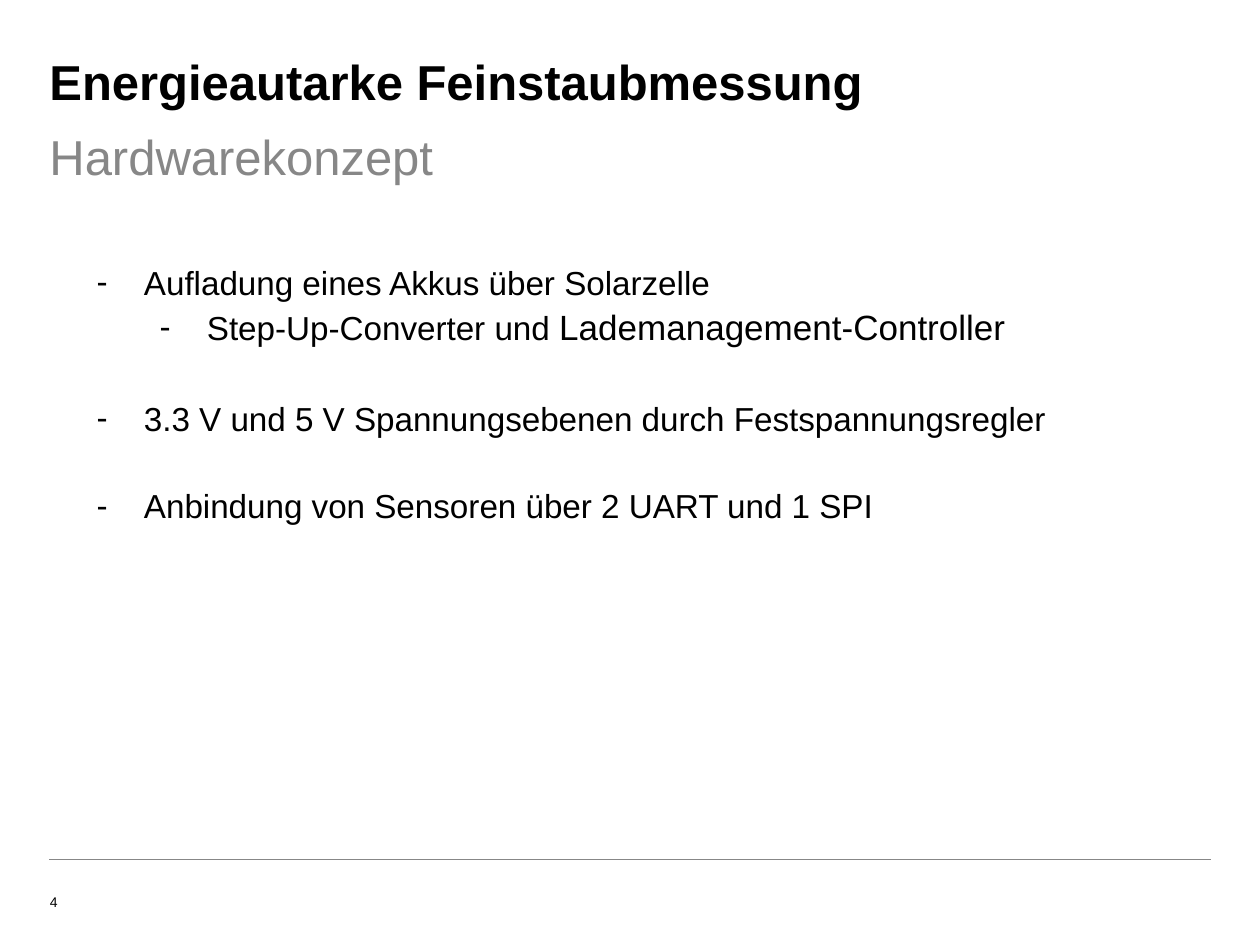
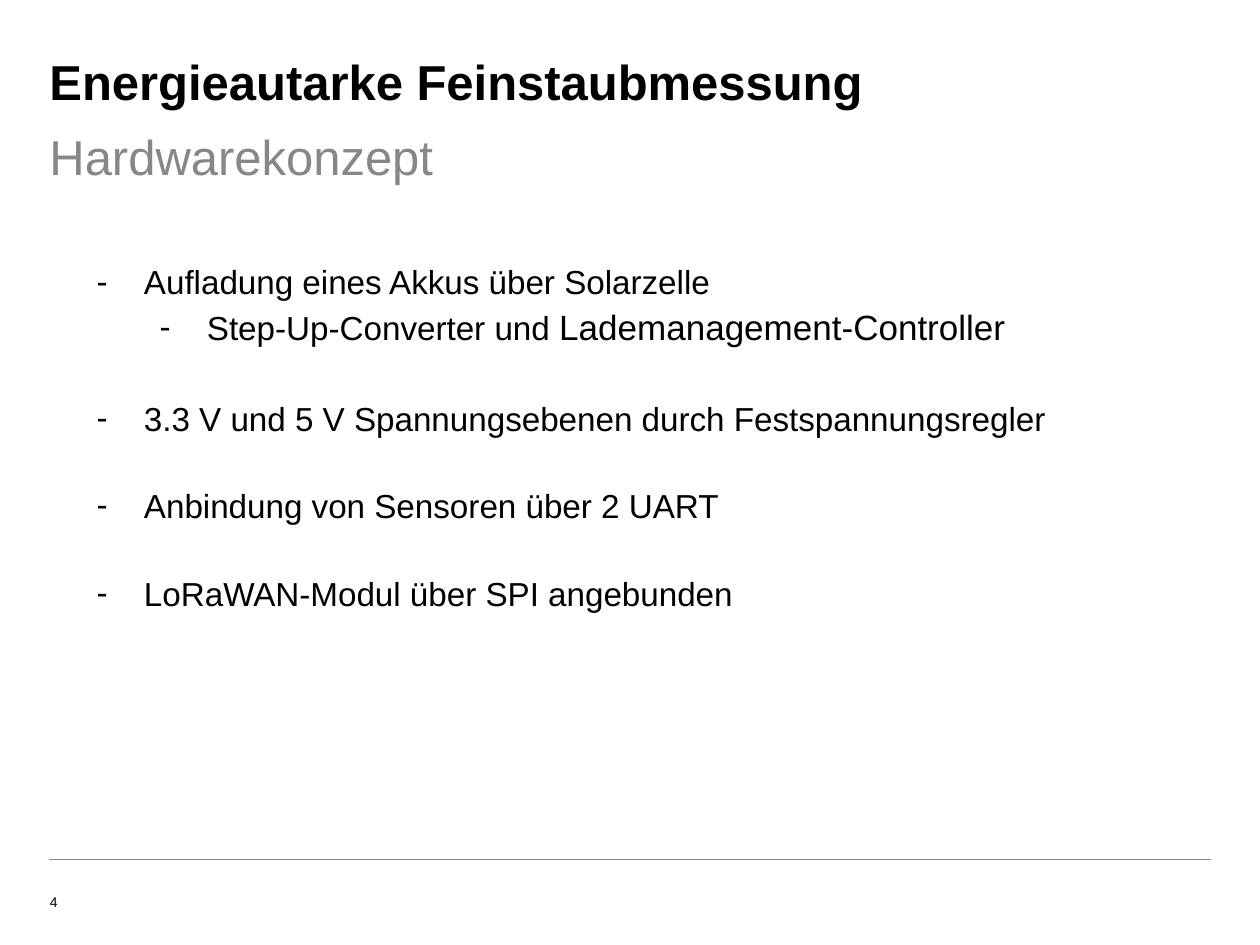
Before and after one commit to AdavVegab/LoRaWAN_embeddedSystems, a slide deck: slide 4 of Präsentation_10_12_2019.pptx. Drawn at 1260x945 pixels with LibreOffice and Linux fonts; fonts in the diff are those of the drawing; background and template pictures are left out. Boxes give left, top, right and bottom in pixels: in the first picture for what was removed or moved away, otherwise in the second. Text is boxed around its words. In the diff, an @@ line names an element or a change of style, - is before the commit and + after.

```diff
--- a/Präsentation_10_12_2019.pptx
+++ b/Präsentation_10_12_2019.pptx
@@ text at box(144, 494, 732, 613): text changed @@
-– Anbindung von Sensoren über 2 UART und 1 SPI
+– Anbindung von Sensoren über 2 UART
+– LoRaWAN-Modul über SPI angebunden
```
Also in this commit, not shown: 1 other slide changed, 1 slide added.
